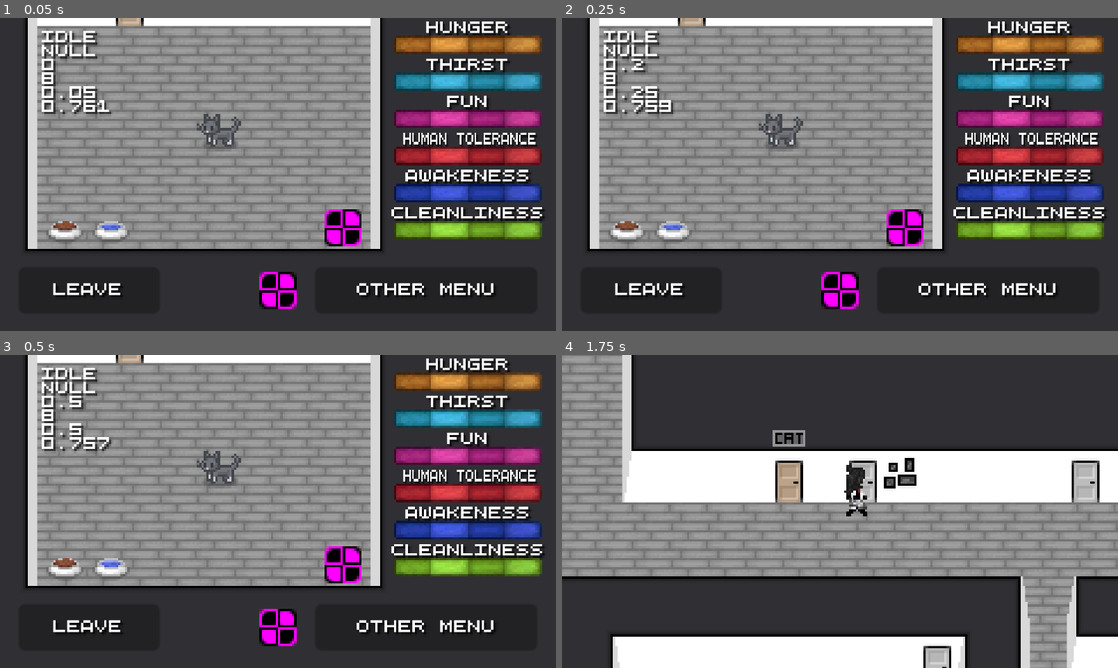
Above: before the commit, frames 1-4 (two rows, left to right).
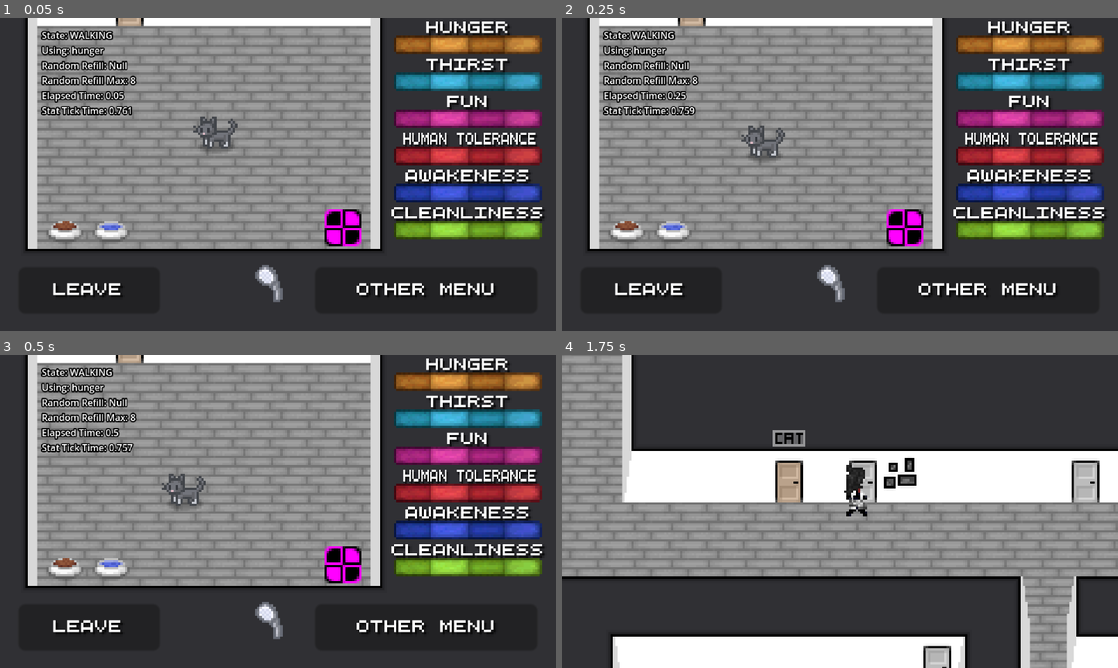
Above: after the commit, the same moments.

Repository: Theooolone/m-game
Game: Godot game, scene res://scenes/catsim/cat_sim.tscn
The game is run twice, just before and just after one commit, with the same random seed, the same clock (stepped at 60 frames per second) and the same inputs. This scene is started directly instead of the project's main scene.
Inputs (mouse positions are in pixels of both pictures, inside the frame that each line leads up to):
- Up to frame 1 (0.05 s): no input
- Up to frame 2 (0.25 s): no input
- Up to frame 3 (0.5 s): no input
- Up to frame 4 (1.75 s): click "Leave" at 0.5 s; tap Enter at 1.25 s; move the mouse to (962, 495) at 1.27 s; hold Right (right) from 1.28 s (still down); click (962, 495) at 1.35 s; tap E (interact) at 1.55 s

The runs differ from the first frame. In frame 1, 4.1% of the frame differs, in the area x 7-54%, y 4-94%; in frame 2, 4.6%; in frame 3, 4.6%; in frame 4, nothing differs.

Commit message:
Improved shower head

Diff:
--- a/scenes/catsim/cat.tscn
+++ b/scenes/catsim/cat.tscn
@@ -12,6 +12,9 @@
 "name": &"default",
 "speed": 5.0
 }]
+
+[sub_resource type="CircleShape2D" id="CircleShape2D_nim6d"]
+radius = 7.0
 
 [node name="Cat" type="AnimatedSprite2D"]
 sprite_frames = SubResource("SpriteFrames_506l2")
@@ -27,3 +30,8 @@
 offset_bottom = -19.0
 grow_horizontal = 2
 grow_vertical = 2
+
+[node name="ShowerDetection" type="Area2D" parent="."]
+
+[node name="CollisionShape2D" type="CollisionShape2D" parent="ShowerDetection"]
+shape = SubResource("CircleShape2D_nim6d")
--- a/scenes/catsim/cat_sim.tscn
+++ b/scenes/catsim/cat_sim.tscn
@@ -45,6 +45,10 @@
 stream_2/stream = ExtResource("9_yl3ha")
 stream_2/weight = 1.0
 
+[sub_resource type="LabelSettings" id="LabelSettings_wcvt4"]
+outline_size = 8
+outline_color = Color(0, 0, 0, 1)
+
 [sub_resource type="Theme" id="Theme_35v54"]
 LineEdit/font_sizes/font_size = 5
 LineEdit/fonts/font = ExtResource("13_breyg")
@@ -180,6 +184,9 @@
 [node name="StatTickTimer" type="Timer" parent="."]
 autostart = true
 
+[node name="ShowerTickTimer" type="Timer" parent="."]
+wait_time = 0.1
+
 [node name="CatIdleWalkTimer" type="Timer" parent="."]
 one_shot = true
 autostart = true
@@ -195,6 +202,10 @@
 wait_time = 8.0
 one_shot = true
 autostart = true
+
+[node name="ShowerCooldownTimer" type="Timer" parent="."]
+wait_time = 3.5
+one_shot = true
 
 [node name="Hunger" parent="." instance=ExtResource("4_kofum")]
 material = SubResource("ShaderMaterial_8seon")
@@ -260,8 +271,9 @@
 offset_top = -63.0
 offset_right = -72.0
 offset_bottom = 21.0
+scale = Vector2(0.25, 0.25)
 text = "Debug"
-label_settings = ExtResource("10_qs8rk")
+label_settings = SubResource("LabelSettings_wcvt4")
 
 [node name="LeaveButton" type="Button" parent="."]
 offset_left = -112.0
@@ -350,9 +362,11 @@
 position = Vector2(0, 50)
 
 [connection signal="timeout" from="StatTickTimer" to="." method="_on_stat_tick_timer_timeout"]
+[connection signal="timeout" from="ShowerTickTimer" to="." method="_on_shower_tick_timeout"]
 [connection signal="timeout" from="CatIdleWalkTimer" to="." method="_on_cat_idle_walk_timeout"]
 [connection signal="timeout" from="MeowTimer" to="." method="_on_meow_timer_timeout"]
 [connection signal="timeout" from="UseDurationTimer" to="." method="_on_use_duration_timer_timeout"]
+[connection signal="timeout" from="ShowerCooldownTimer" to="." method="_on_shower_cooldown_timeout"]
 [connection signal="pressed" from="LeaveButton" to="." method="_on_leave_button_pressed"]
 [connection signal="pressed" from="OtherMenuButton" to="." method="_on_other_menu_button_pressed"]
 [connection signal="pressed" from="ExtraMenus/BackButton" to="." method="_on_back_button_pressed"]
--- a/scenes/catsim/shower_head.tscn
+++ b/scenes/catsim/shower_head.tscn
@@ -1,18 +1,67 @@
-[gd_scene load_steps=4 format=3 uid="uid://3dihg5lpayrh"]
+[gd_scene load_steps=8 format=3 uid="uid://3dihg5lpayrh"]
 
-[ext_resource type="Texture2D" uid="uid://dr327yyh30yl7" path="res://assets/textures/missing.png" id="1_q1oto"]
+[ext_resource type="Texture2D" uid="uid://ecnm3gx6u58x" path="res://assets/textures/catsim/shower_head.png" id="1_0tdtv"]
 [ext_resource type="Script" path="res://scripts/shower_head.gd" id="2_2j7ly"]
 
+[sub_resource type="RectangleShape2D" id="RectangleShape2D_8rosg"]
+size = Vector2(6, 11)
+
 [sub_resource type="RectangleShape2D" id="RectangleShape2D_jfaw8"]
-size = Vector2(16, 16)
+size = Vector2(6.70996, 13.5146)
 
-[node name="ShowerHead" type="Sprite2D"]
-texture = ExtResource("1_q1oto")
+[sub_resource type="Gradient" id="Gradient_an2qs"]
+colors = PackedColorArray(1, 1, 1, 1, 1, 1, 1, 0)
+
+[sub_resource type="GradientTexture1D" id="GradientTexture1D_biq6b"]
+gradient = SubResource("Gradient_an2qs")
+
+[sub_resource type="ParticleProcessMaterial" id="ParticleProcessMaterial_m6qxe"]
+lifetime_randomness = 0.25
+emission_shape = 3
+emission_box_extents = Vector3(4, 3, 0)
+particle_flag_disable_z = true
+direction = Vector3(0, 1, 0)
+spread = 9.65
+gravity = Vector3(0, 98, 0)
+initial_velocity_min = 80.0
+initial_velocity_max = 90.0
+orbit_velocity_min = 0.0
+orbit_velocity_max = 0.0
+scale_min = 0.3
+scale_max = 0.4
+color = Color(0.54902, 0.764706, 1, 1)
+color_ramp = SubResource("GradientTexture1D_biq6b")
+
+[node name="ShowerHead" type="Node2D"]
 script = ExtResource("2_2j7ly")
 
-[node name="Area2D" type="Area2D" parent="."]
+[node name="Sprite2D" type="Sprite2D" parent="."]
+position = Vector2(-4, -3)
+texture = ExtResource("1_0tdtv")
 
-[node name="CollisionShape2D" type="CollisionShape2D" parent="Area2D"]
+[node name="GrabHitbox" type="Area2D" parent="."]
+
+[node name="CollisionShape2D" type="CollisionShape2D" parent="GrabHitbox"]
+position = Vector2(0, 0.5)
+shape = SubResource("RectangleShape2D_8rosg")
+
+[node name="ShowerHeadHitbox" type="Area2D" parent="."]
+position = Vector2(-4, -3)
+
+[node name="CollisionShape2D" type="CollisionShape2D" parent="ShowerHeadHitbox"]
+position = Vector2(-5.55751, 2.83893)
+rotation = 0.586533
 shape = SubResource("RectangleShape2D_jfaw8")
 
-[connection signal="input_event" from="Area2D" to="." method="_on_area_2d_input_event"]
+[node name="GPUParticles2D" type="GPUParticles2D" parent="."]
+position = Vector2(-7, -4)
+rotation = 0.634088
+emitting = false
+amount = 64
+process_material = SubResource("ParticleProcessMaterial_m6qxe")
+lifetime = 0.2
+trail_enabled = true
+trail_lifetime = 0.05
+trail_sections = 2
+
+[connection signal="input_event" from="GrabHitbox" to="." method="_on_grab_hitbox_input_event"]
--- a/scripts/Cat.gd
+++ b/scripts/Cat.gd
@@ -56,6 +56,7 @@
 func update_bar(stat):
 	stats[stat]["bar"].value = get_value(stat)
 
+
 func nodeof(stat) -> Node:
 	return stats[stat]["object_node"]
 
@@ -85,25 +86,34 @@
 
 # Cat AI
 
-var sleeping = false
-
 @onready var cat_node = $Cat
 
 enum State {
 	IDLE, ## Will walk around doing nothing
+	RUNNING, ## Running away from shower head
 	WALKING, ## Walking to an object
 	USING, ## Using an object
 }
 
 var current_state: State = State.IDLE
 
-func change_state(new_state: State):
+func change_state(new_state: State, force = false):
+	# Only change state if cat isn't running or force is true
+	if not (current_state != State.RUNNING or force):
+		return
+
 	current_state = new_state
-
+	if new_state == State.RUNNING:
+		cat_speed = 2.5*cat_speed_base
+	else:
+		cat_speed = cat_speed_base
+
+var sleeping = false
 
 var stat_goal
 
-var cat_speed = 2.25
+var cat_speed_base = 2.25
+@onready var cat_speed = cat_speed_base
 
 func refill_stat(stat):
 	if not (stats[stat]["object_node"] and stats[stat]["useable"]):
@@ -116,13 +126,15 @@
 	var stat_goal_text = stat_goal if stat_goal else "Null"
 	var lowest_useable_stat_text = str(0.1875*get_value(lowest_useable_stat)-4) \
 		if lowest_useable_stat else "Null"
-
-	$Debug.text = State.keys()[current_state] \
-		+ "\n" + stat_goal_text \
-		+ "\n" + str(0.1*round(10*(8-random_refill_timer_node.time_left))) \
-		+ "\n" + lowest_useable_stat_text \
-		+ "\n" + str(seconds_elapsed) \
-		+ "\n" + str(0.001*round(1000*($StatTickTimer.wait_time)))
+	var random_refill_text = str(0.1*round(10*(8-random_refill_timer_node.time_left))) \
+		if current_state == State.IDLE else "Null"
+
+	$Debug.text = "State: " + State.keys()[current_state] \
+		+ "\nUsing: " + stat_goal_text \
+		+ "\nRandom Refill: " + random_refill_text \
+		+ "\nRandom Refill Max: " + lowest_useable_stat_text \
+		+ "\nElapsed Time: " + str(seconds_elapsed) \
+		+ "\nStat Tick Time: " + str(0.001*round(1000*($StatTickTimer.wait_time)))
 
 	if Input.is_action_just_pressed("debug_menu"):
 		if not $Debug.visible:
@@ -135,7 +147,7 @@
 @onready var max_idle_range = $MaxIdleRange.position
 @onready var cat_idle_walk_timer = $CatIdleWalkTimer
 
-@onready var idle_goal = cat_node.position
+@onready var random_goal = cat_node.position
 
 func move_towards(pos, delta):
 	if cat_node.position != pos:
@@ -147,17 +159,57 @@
 	return cat_node.position == pos
 
 func idle_process(delta):
-	move_towards(idle_goal, delta)
-
+	move_towards(random_goal, delta)
+
+func move_random_goal():
+	random_goal.x = randi_range(min_idle_range.x, max_idle_range.x)
+	random_goal.y = randi_range(min_idle_range.y, max_idle_range.y)
+	cat_idle_walk_timer.start(randf_range(4,8))
 
 func _on_cat_idle_walk_timeout():
-	idle_goal.x = randi_range(min_idle_range.x, max_idle_range.x)
-	idle_goal.y = randi_range(min_idle_range.y, max_idle_range.y)
+	if current_state == State.RUNNING: return
+	move_random_goal()
 	cat_idle_walk_timer.start(randf_range(4,8))
 
 
+@onready var shower_detection_node = $Cat/ShowerDetection
+@onready var cat_running_timer_node = $CatRunningTimer
+@onready var shower_cooldown_timer = $ShowerCooldownTimer
+@onready var shower_tick_timer = $ShowerTickTimer
+
+func running_process(delta):
+	if move_towards(random_goal, delta):
+		move_random_goal()
+
+var getting_showered = false
+
+func _on_shower_detection_area_entered(area2D):
+	if area2D.name == "ShowerHeadHitbox":
+		shower_tick_timer.start()
+		getting_showered = true
+		change_state(State.RUNNING)
+		shower_cooldown_timer.stop()
+		use_duration_timer_node.stop()
+		stat_goal = null
+
+func _on_shower_detection_area_exited(area2D):
+	if area2D.name == "ShowerHeadHitbox":
+		getting_showered = false
+		shower_cooldown_timer.start()
+		shower_tick_timer.stop()
+
+
+func _on_shower_cooldown_timeout():
+	random_refill_timer_node.start()
+	change_state(State.IDLE, true)
+
+
+func _on_shower_tick_timeout():
+	change_value("cleanliness", 1)
+	change_value("human_tolerance", -1)
+
+
 @onready var use_duration_timer_node = $UseDurationTimer
-
 
 func walking_process(delta):
 	# Returns true when at destination
@@ -189,11 +241,15 @@
 	match current_state:
 		State.IDLE:
 			idle_process(delta)
+		State.RUNNING:
+			running_process(delta)
 		State.WALKING:
 			walking_process(delta)
 	#	State.USING:
 	#		using_process(delta)
 
+	if get_value(get_lowest_valued_stat()) == 0:
+		_on_leave_button_pressed()
 
 	var sleeping_multiplier = 2 if sleeping else 1
 	$StatTickTimer.wait_time = 320/(seconds_elapsed+70) * 1/stats.size() * sleeping_multiplier
@@ -219,19 +275,29 @@
 
 func _ready():
 
+	shower_detection_node.area_entered.connect(_on_shower_detection_area_entered)
+	shower_detection_node.area_exited.connect(_on_shower_detection_area_exited)
+
 	msec_start = Time.get_ticks_msec()
 
-	new_stat("hunger", $Hunger, $Food, null, eat, fill_food_bowl)
+	new_stat("hunger", $Hunger, $Food, start_eat, eat, fill_food_bowl, 64, 3)
 	new_stat("thirst", $Thirst, $Water, null, drink, fill_water_bowl)
 	new_stat("fun", $Fun)
 	new_stat("human_tolerance", $"Human Tolerance")
 	new_stat("awakeness", $Awakeness, $Bed, sleep_start, sleep, null, 64, 10)
 	new_stat("cleanliness", $Cleanliness)
 
+	# Debug
+	refill_stat("hunger")
+
 	if OS.is_debug_build():
 		$Debug.show()
 
 	$Cat/Button.button_down.connect(pet)
+
+
+func start_eat():
+	change_value("human_tolerance", 20)
 
 
 var empty_bowl_tex = preload("res://assets/textures/catsim/empty_bowl.png")
@@ -291,6 +357,8 @@
 func _on_meow_timer_timeout():
 	meow_node.play()
 	meow_timer_node.start(randf_range(10,25))
+
+
 func _on_leave_button_pressed():
 		get_node("/root").add_child(load("res://scenes/room.tscn").instantiate())
 		get_node("/root/Room/M").position = Vector2(120, 356)
@@ -305,6 +373,9 @@
 		"awakeness":
 			if not sleeping:
 				change_value(stat_changed, -1)
+		"cleanliness":
+			if not getting_showered:
+				change_value(stat_changed, -1)
 		_:
 			change_value(stat_changed, -1)
 
@@ -322,6 +393,7 @@
 	):
 		refill_stat(lowest_useable_stat)
 
+
 @onready var camera_move_anim = $CameraMove
 
 func _on_other_menu_button_pressed():
--- a/scripts/shower_head.gd
+++ b/scripts/shower_head.gd
@@ -1,12 +1,15 @@
-extends Sprite2D
-# https://youtu.be/iSpWZzL2i1o
+extends Node2D
+
+@onready var particles = $GPUParticles2D
 
 @onready var start_pos = global_position
 var selected = false
 
-func _on_area_2d_input_event(viewport, event, shape_idx):
+
+func _on_grab_hitbox_input_event(_viewport, _event, _shape_idx):
 	if Input.is_action_just_pressed("click"):
 		selected = true
+		particles.emitting = true
 
 
 func _process(delta):
@@ -16,3 +19,4 @@
 		global_position = lerp(global_position, start_pos, 8*delta)
 	if Input.is_action_just_released("click"):
 		selected = false
+		particles.emitting = false
Binary file added: assets/textures/catsim/shower_head.png
Not shown, added: assets/textures/catsim/shower_head.png.import
Not shown: 1 places in scenes/catsim/cat.tscn that only renumber resources
Not shown: 1 places in scenes/catsim/cat_sim.tscn that only renumber resources
